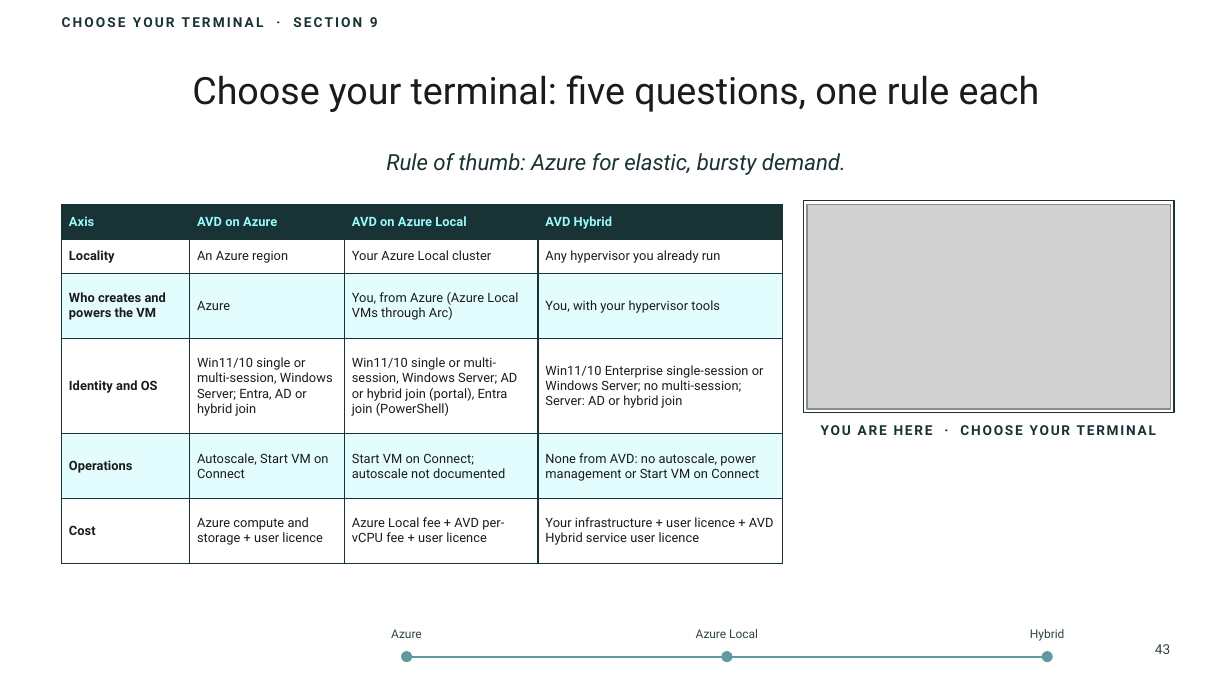
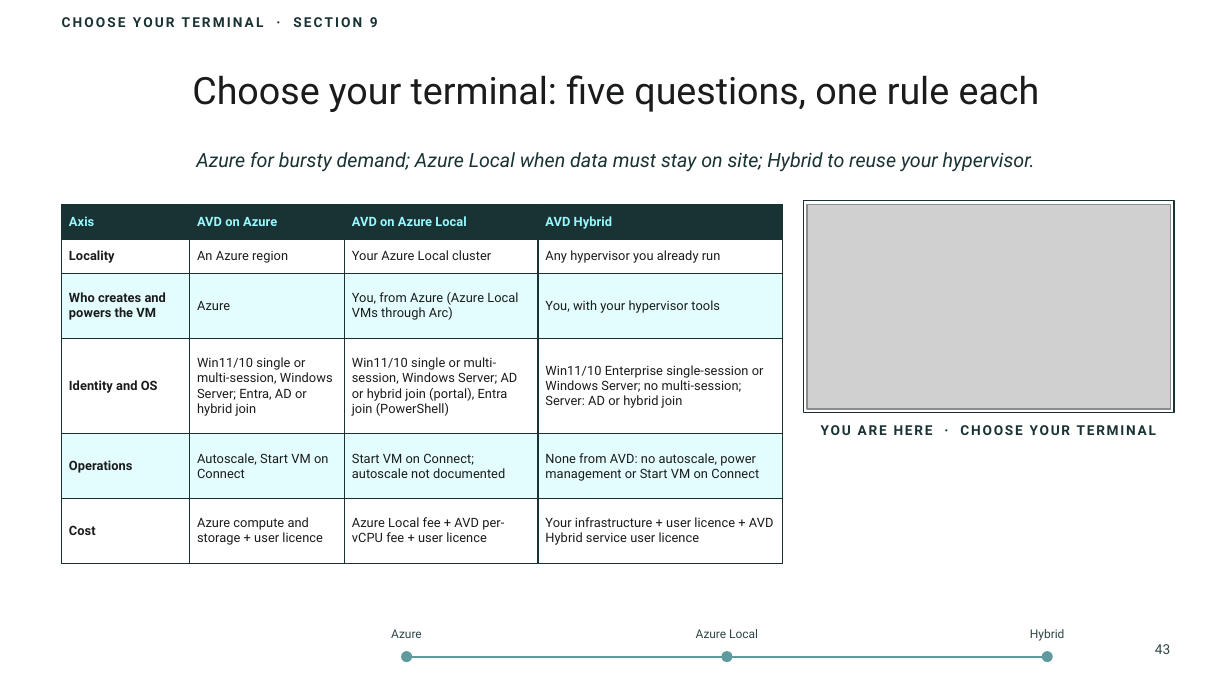
Before and after one commit to thisismydemo/nic2026_avd, a slide deck: slide 43 of presentation/AVD_Anywhere_NIC2026.pptx. Drawn at 1232x693 pixels with LibreOffice and Linux fonts; fonts in the diff are those of the drawing; grey boxes stand for pictures; background and template pictures are left out. Boxes give left, top, right and bottom in pixels: in the first picture for what was removed or moved away, otherwise in the second. Text is boxed around its words. In the diff, an @@ line names an element or a change of style, - is before the commit and + after.

```diff
--- a/presentation/AVD_Anywhere_NIC2026.pptx
+++ b/presentation/AVD_Anywhere_NIC2026.pptx
@@ text at box(196, 152, 1035, 172): text changed; size 13 to 11.5 pt @@
-Rule of thumb: Azure for elastic, bursty demand.
+Azure for bursty demand; Azure Local when data must stay on site; Hybrid to reuse your hypervisor.
```
Also in this commit, not shown: 13 other slides changed.
